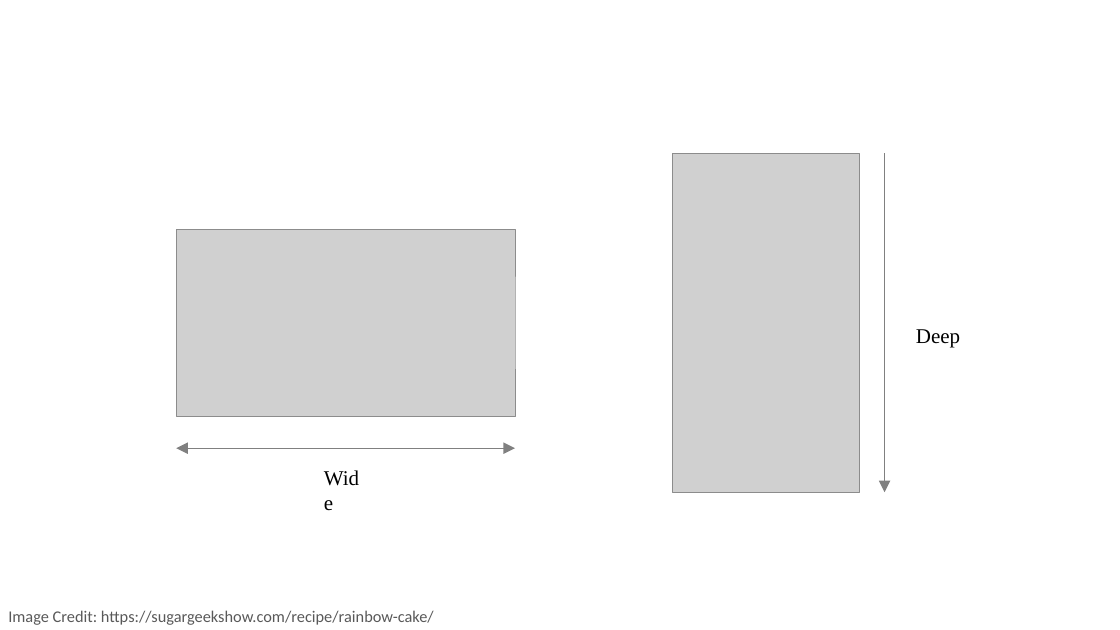
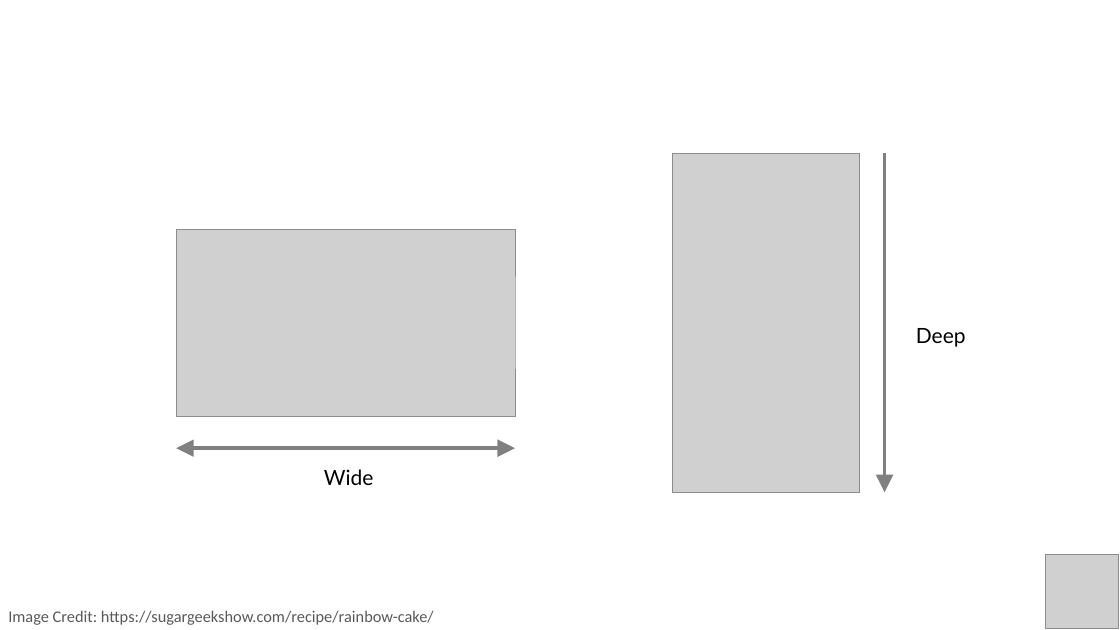
Before and after one commit to PracticumAI/deep_learning, a slide deck: slide 8 of presentations/02.1_neural_anatomy.pptx (slide 9 before the commit). Drawn at 1120x630 pixels with LibreOffice and Linux fonts; fonts in the diff are those of the drawing; grey boxes stand for pictures. Boxes give left, top, right and bottom in pixels: in the first picture for what was removed or moved away, otherwise in the second. Text is boxed around its words. In the diff, an @@ line names an element or a change of style, - is before the commit and + after.

```diff
--- a/presentations/02.1_neural_anatomy.pptx
+++ b/presentations/02.1_neural_anatomy.pptx
@@ arrow (885, 154) - (885, 492): stroke #808080 0.5 pt to #808080 3 pt @@
@@ text "Deep" at [916,328,966,347]: font Times New Roman to Lato @@
@@ double arrow (176, 449) - (515, 449): stroke #808080 0.5 pt to #808080 3 pt @@
@@ text "Wide" at [324,469,374,485]: font Times New Roman to Lato @@
@@ picture added at [1045,555,1119,629] @@
```
Also in this commit, not shown: 11 other slides changed, 4 slides added, 5 slides removed, 3 other files.
